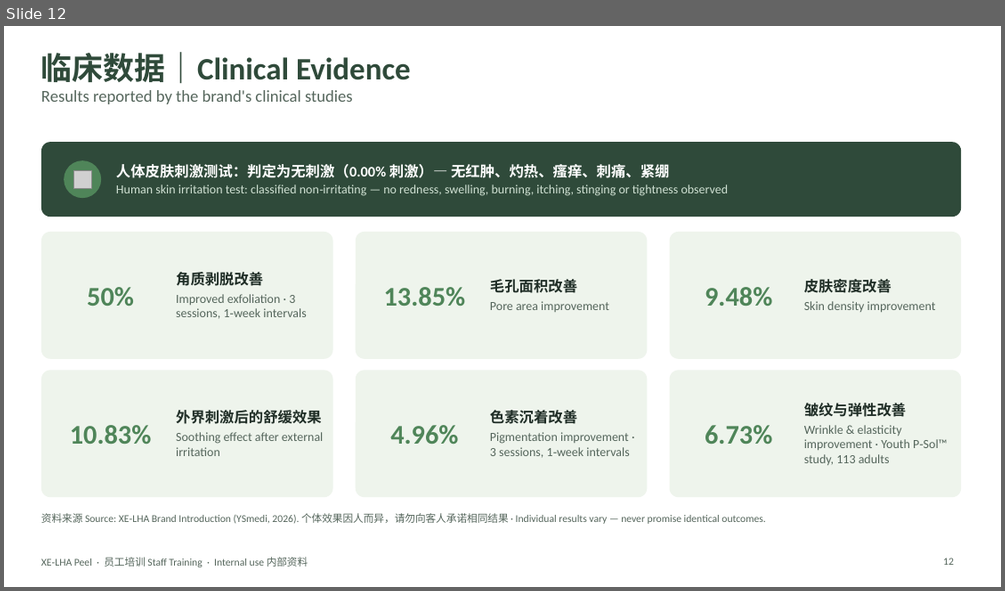
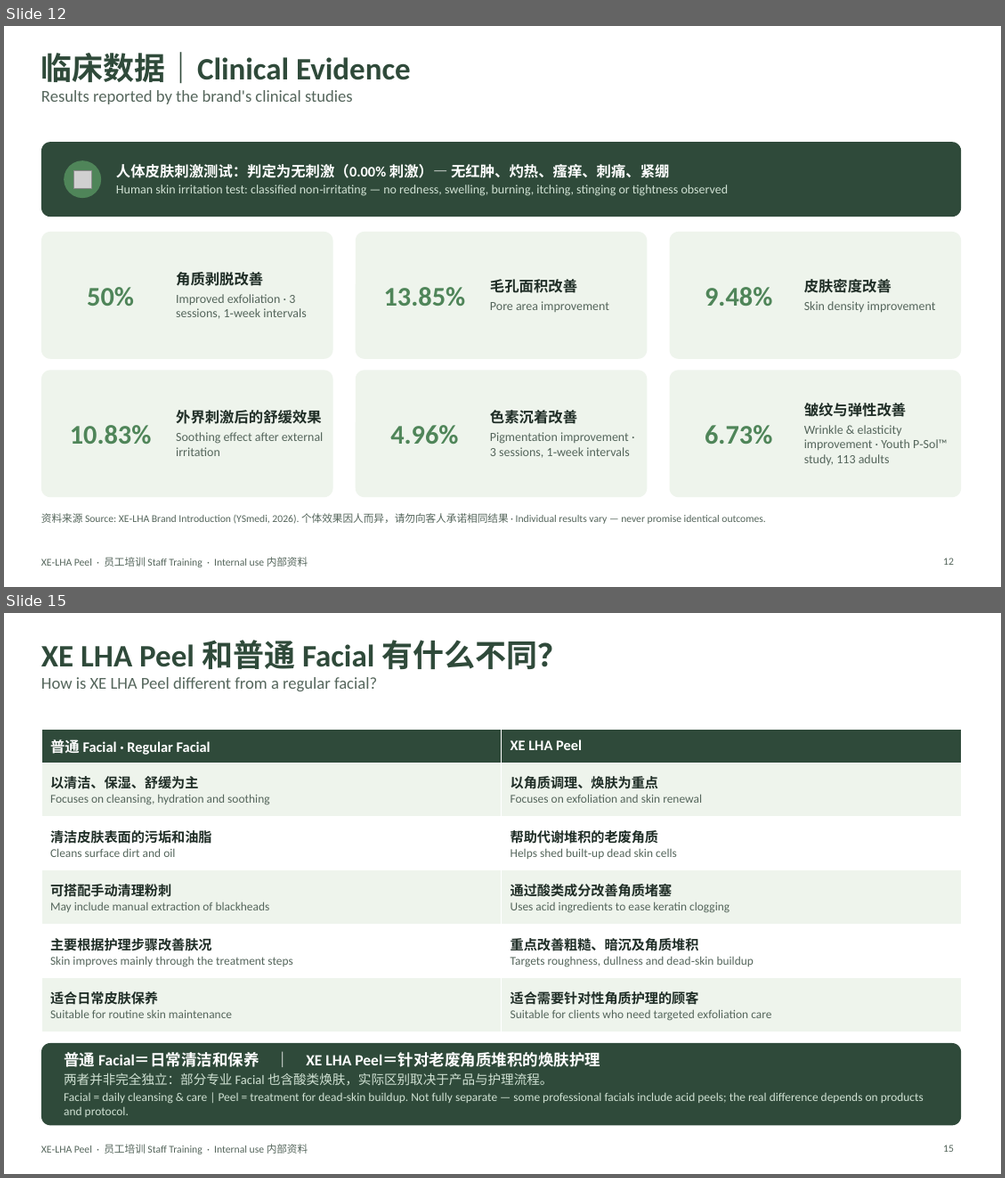
Before and after one commit to wanxinlee/cautious-computing-machine, a slide deck: XE-LHA-Peel-Staff-Training.pptx. Shown one above the other, each under a label of ours: slide 12 before the commit, slides 12 and 15 after it; the slides between them are not shown. The pictures are 1005x591 and 1005x1178 pixels, drawn with LibreOffice and Linux fonts; fonts in the diff are those of the drawing; grey boxes stand for pictures. Boxes give left, top, right and bottom in pixels: in the first picture for what was removed or moved away, otherwise in the second. Text is boxed around its words. In the diff, an @@ line names an element or a change of style, - is before the commit and + after.

```diff
--- a/XE-LHA-Peel-Staff-Training.pptx
+++ b/XE-LHA-Peel-Staff-Training.pptx
@@ slide 15 added at box(4, 613, 1001, 1174), background #FFFFFF; not listed: 1 template element that a slide beside it also shows @@
@@ title added at box(41, 640, 568, 691), 16 pt, text #55665C @@
+XE LHA Peel 和普通 Facial 有什么不同？
+How is XE LHA Peel different from a regular facial?
@@ table added at box(41, 729, 961, 1024), 6 rows, 2 columns @@
+普通 Facial · Regular Facial | XE LHA Peel
+以清洁、保湿、舒缓为主 / Focuses on cleansing, hydration and soothing | 以角质调理、焕肤为重点 / Focuses on exfoliation and skin renewal
+清洁皮肤表面的污垢和油脂 / Cleans surface dirt and oil | 帮助代谢堆积的老废角质 / Helps shed built‑up dead skin cells
+可搭配手动清理粉刺 / May include manual extraction of blackheads | 通过酸类成分改善角质堵塞 / Uses acid ingredients to ease keratin clogging
+主要根据护理步骤改善肤况 / Skin improves mainly through the treatment steps | 重点改善粗糙、暗沉及角质堆积 / Targets roughness, dullness and dead‑skin buildup
+适合日常皮肤保养 / Suitable for routine skin maintenance | 适合需要针对性角质护理的顾客 / Suitable for clients who need targeted exfoliation care
@@ rounded rectangle added at box(41, 1043, 961, 1126), fill #2F4A3A @@
@@ text added at box(64, 1052, 923, 1117), 11.5 pt, text #CFE0D2 @@
+普通 Facial＝日常清洁和保养 ｜ XE LHA Peel＝针对老废角质堆积的焕肤护理
+两者并非完全独立：部分专业 Facial 也含酸类焕肤，实际区别取决于产品与护理流程。
+Facial = daily cleansing & care | Peel = treatment for dead‑skin buildup. Not fully separate — some professional facials include acid peels; the real difference depends on products and protocol.
@@ page number added at box(943, 1144, 954, 1151), 10 pt, text #55665C @@
+15
```
Also in this commit, not shown: 3 slides changed, 17 other slides added, 2 slides removed.
